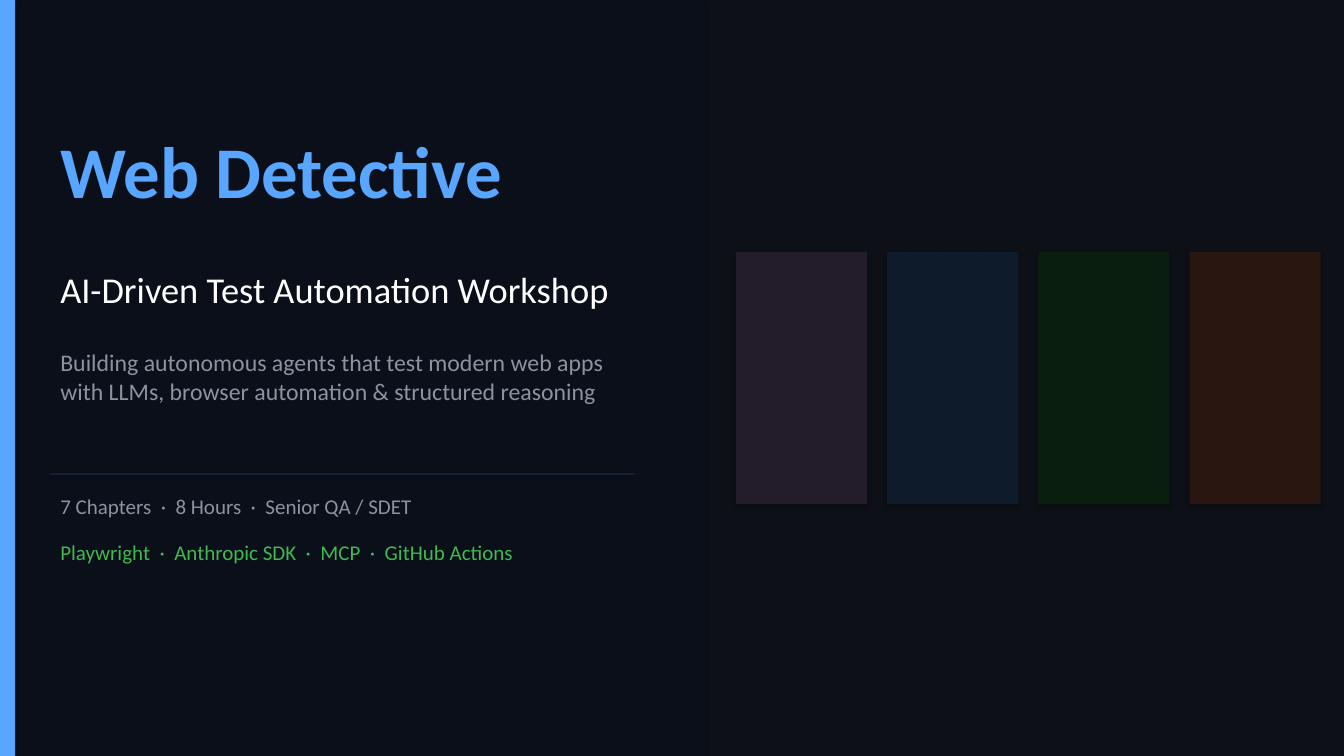
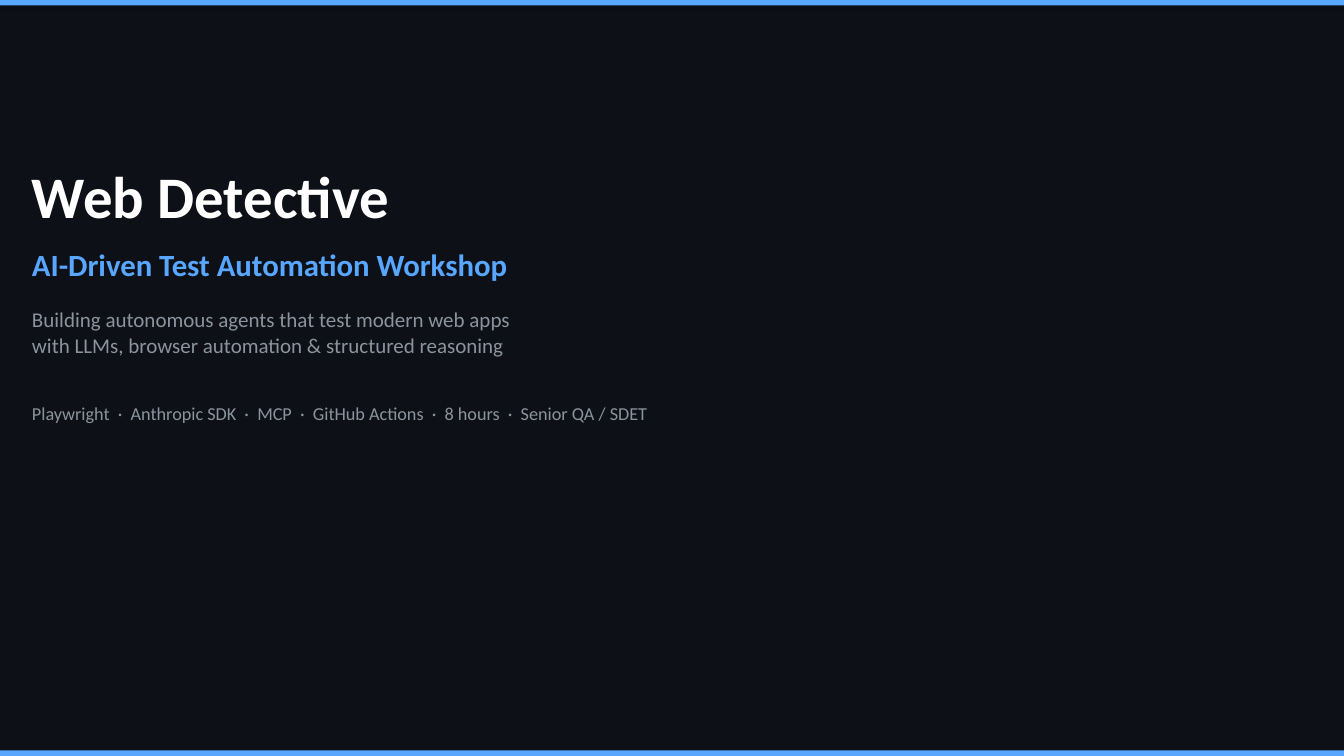
Before and after one commit to QA-Olympians-Academy/web-detective, a slide deck: slide 1 of web-detective-workshop.pptx. Drawn at 1344x756 pixels with LibreOffice and Linux fonts; fonts in the diff are those of the drawing. Boxes give left, top, right and bottom in pixels: in the first picture for what was removed or moved away, otherwise in the second. Text is boxed around its words. In the diff, an @@ line names an element or a change of style, - is before the commit and + after.

```diff
--- a/web-detective-workshop.pptx
+++ b/web-detective-workshop.pptx
@@ background #0D1117 to #FFFFFF @@
@@ rectangle: place and size @@
-rectangle at box(0, 0, 706, 756)
+rectangle at box(0, 0, 1344, 756)
@@ rectangle at box(0, 0, 1344, 756): fill #0A0F1A to #0D1117 @@
@@ rectangle: place and size @@
-rectangle at box(0, 0, 15, 756)
+rectangle at box(0, 0, 1344, 6)
@@ text "Web Detective": place and size @@
-text "Web Detective" at box(60, 147, 502, 199)
+text "Web Detective" at box(32, 176, 389, 219)
@@ text "Web Detective" at box(32, 176, 389, 219): size 52 to 42 pt, text colour #58A6FF to #FFFFFF @@
@@ text "AI-Driven Test Automation Workshop": place and size @@
-text "AI-Driven Test Automation Workshop" at box(60, 277, 609, 309)
+text "AI-Driven Test Automation Workshop" at box(32, 254, 507, 281)
@@ text "AI-Driven Test Automation Workshop" at box(32, 254, 507, 281): size 26 to 22 pt, text colour #FFFFFF to #58A6FF, bold on @@
@@ rectangle removed at box(736, 252, 867, 504) @@
@@ rectangle removed at box(887, 252, 1018, 504) @@
@@ rectangle removed at box(1190, 252, 1321, 504) @@
@@ text "Building autonomous agents that test ...": place and size @@
-text "Building autonomous agents that test ..." at box(60, 354, 603, 404)
+text "Building autonomous agents that test ..." at box(32, 312, 509, 357)
@@ text "Building autonomous agents that test ..." at box(32, 312, 509, 357): size 17 to 15 pt @@
@@ text at box(32, 407, 647, 423): text changed; size 15 to 13 pt; text colour #3FB950 to #8B949E @@
-Playwright · Anthropic SDK · MCP · GitHub Actions
+Playwright · Anthropic SDK · MCP · GitHub Actions · 8 hours · Senior QA / SDET
@@ rectangle removed at box(50, 474, 635, 475) @@
@@ text removed at box(60, 499, 411, 518) @@
-7 Chapters · 8 Hours · Senior QA / SDET
@@ rectangle added at box(0, 751, 1344, 756), fill #58A6FF @@
```
Also in this commit, not shown: 6 other slides changed, 75 slides added, 5 slides removed, 5 other files.
